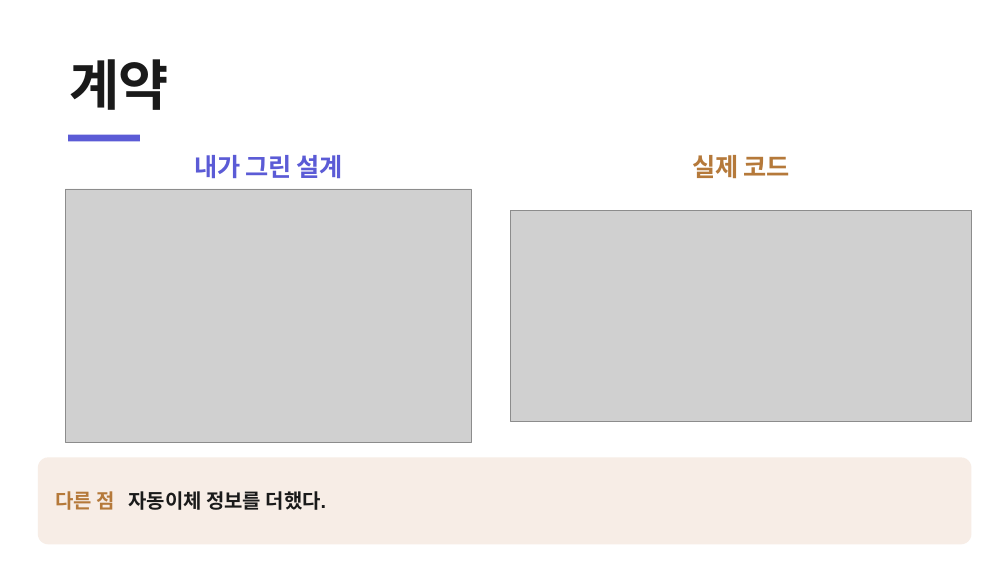
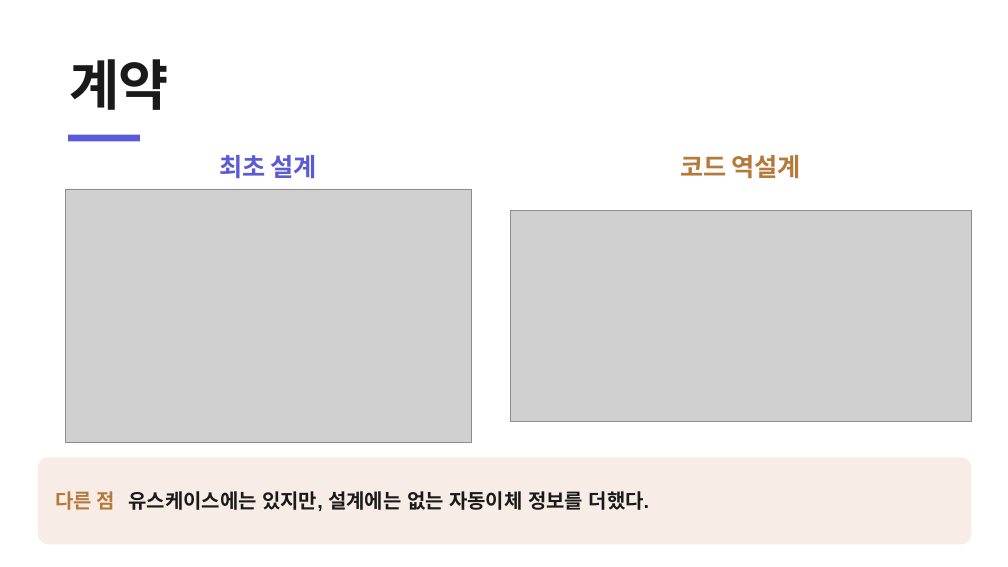
Before and after one commit to heyoonyoon/distributed-programming, a slide deck: slide 12 of docs/presentation/보험발표-figma.pptx. Drawn at 1008x567 pixels with LibreOffice and Linux fonts; fonts in the diff are those of the drawing; grey boxes stand for pictures. Boxes give left, top, right and bottom in pixels: in the first picture for what was removed or moved away, otherwise in the second. Text is boxed around its words. In the diff, an @@ line names an element or a change of style, - is before the commit and + after.

```diff
--- a/docs/presentation/보험발표-figma.pptx
+++ b/docs/presentation/보험발표-figma.pptx
@@ text at bbox=[220, 155, 317, 179]: text changed @@
-내가 그린 설계
+최초 설계
@@ text at bbox=[681, 155, 801, 179]: text changed @@
-실제 코드
+코드 역설계
@@ text in rounded rectangle at bbox=[56, 491, 650, 511]: text changed @@
-다른 점 자동이체 정보를 더했다.
+다른 점 유스케이스에는 있지만, 설계에는 없는 자동이체 정보를 더했다.
```
Also in this commit, not shown: 26 other slides changed, 8 slides added, 4 slides removed, 1 other file.
